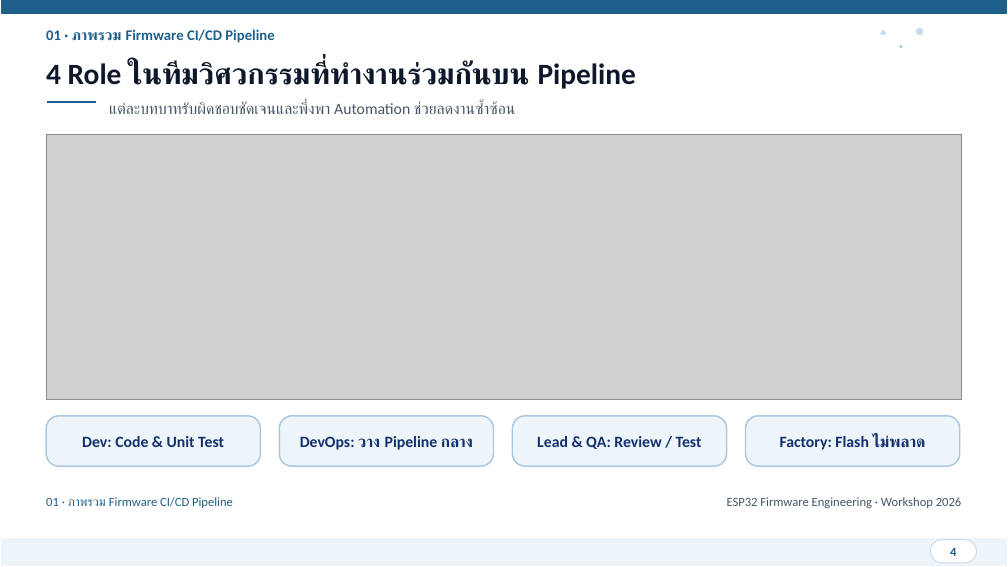
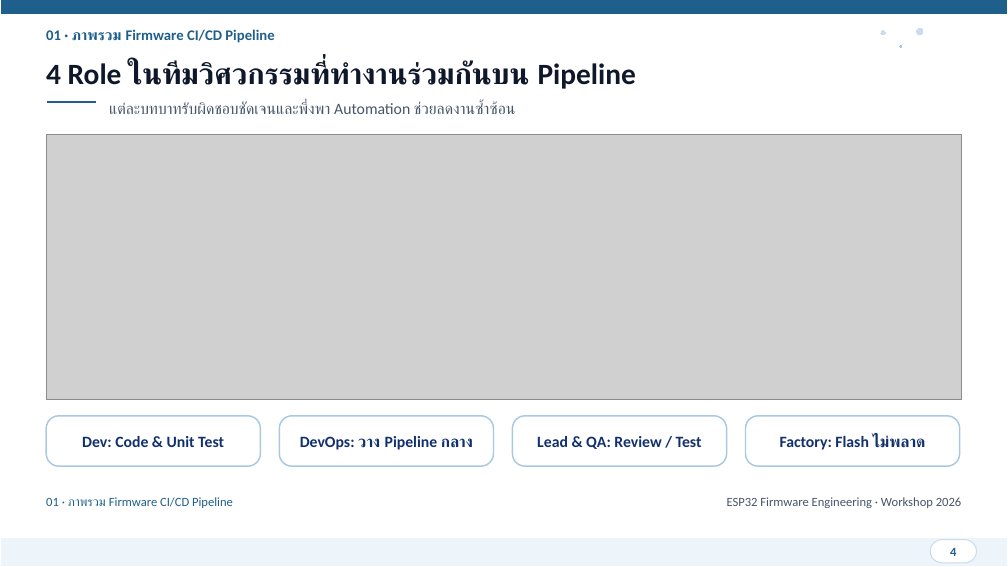
Before and after one commit to SavEe2429/git-practice, a slide deck: slide 4 of presentation/ESP32_Git_CICD_Workshop.pptx. Drawn at 1008x567 pixels with LibreOffice and Linux fonts; fonts in the diff are those of the drawing; grey boxes stand for pictures. Boxes give left, top, right and bottom in pixels: in the first picture for what was removed or moved away, otherwise in the second. Text is boxed around its words. In the diff, an @@ line names an element or a change of style, - is before the commit and + after.

```diff
--- a/presentation/ESP32_Git_CICD_Workshop.pptx
+++ b/presentation/ESP32_Git_CICD_Workshop.pptx
@@ fill #EEF5FA to #FFFFFF in 4 elements at (46,416,260,467), (279,416,493,467), (513,416,727,467), (746,416,960,467) @@
```
Also in this commit, not shown: 27 other slides changed, 49 other files.
